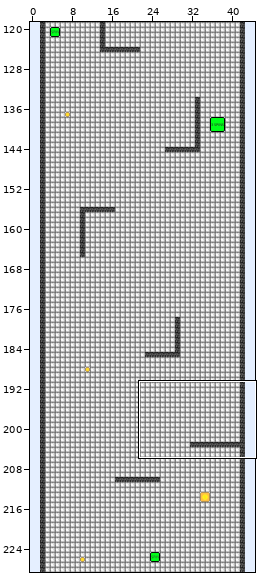
A Tiled map gets an edit: assets/untitled1.tmx. The first picture is a wide view before the edit; the outline marks the close-up.
Close-up. First the earlier version:
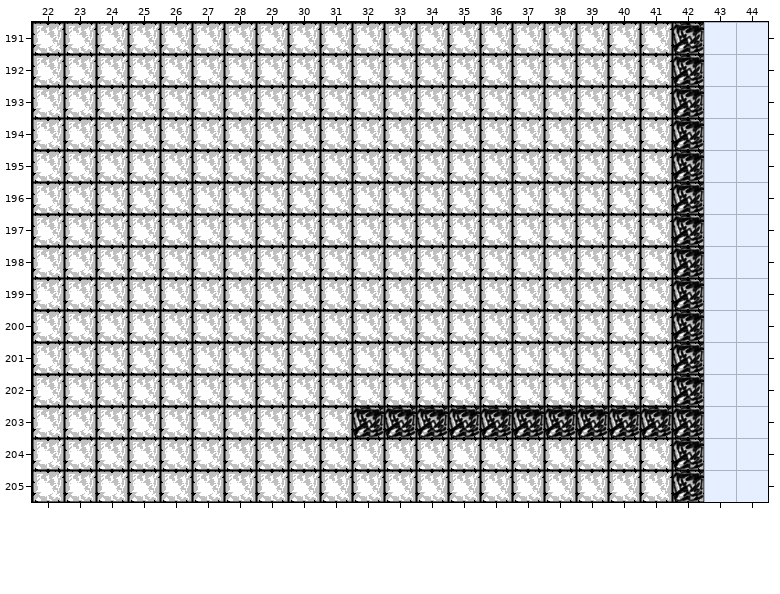
Cells are 32x32 px. Shown: x 22..44, y 191..205. The commit also changed other parts of the map, which this record leaves out.
Now the later version:
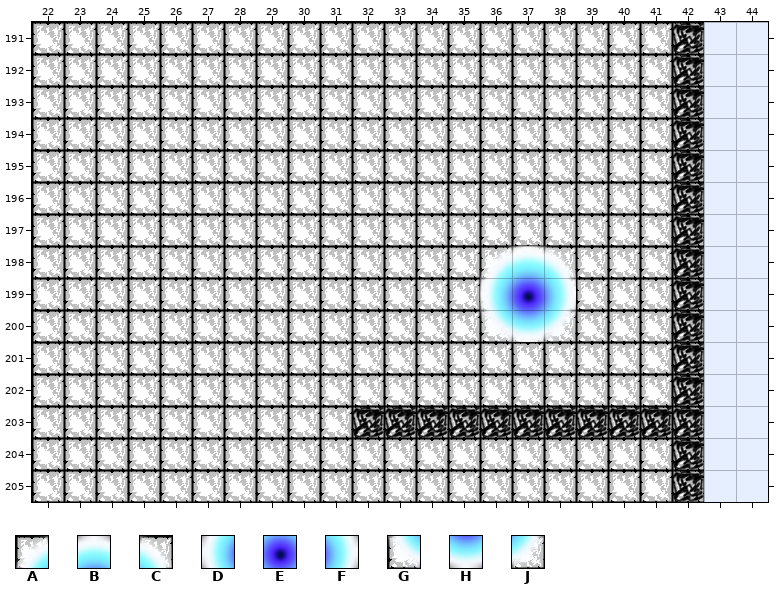
Key: from "map_sprite": A 53, B 54, C 55, D 63, E 64, F 65, G 73, H 74, J 75.
_ is an empty cell.
See-through tiles are keyed as they look on the map.
From old to new:
{"where": "layer \"coins\""}
{"y":198,"x":36,"old":"___","new":"ABC"}
{"y":199,"x":36,"old":"___","new":"DEF"}
{"y":200,"x":36,"old":"___","new":"GHJ"}
{"label":"added","picture_box":[480,246,576,342]}
